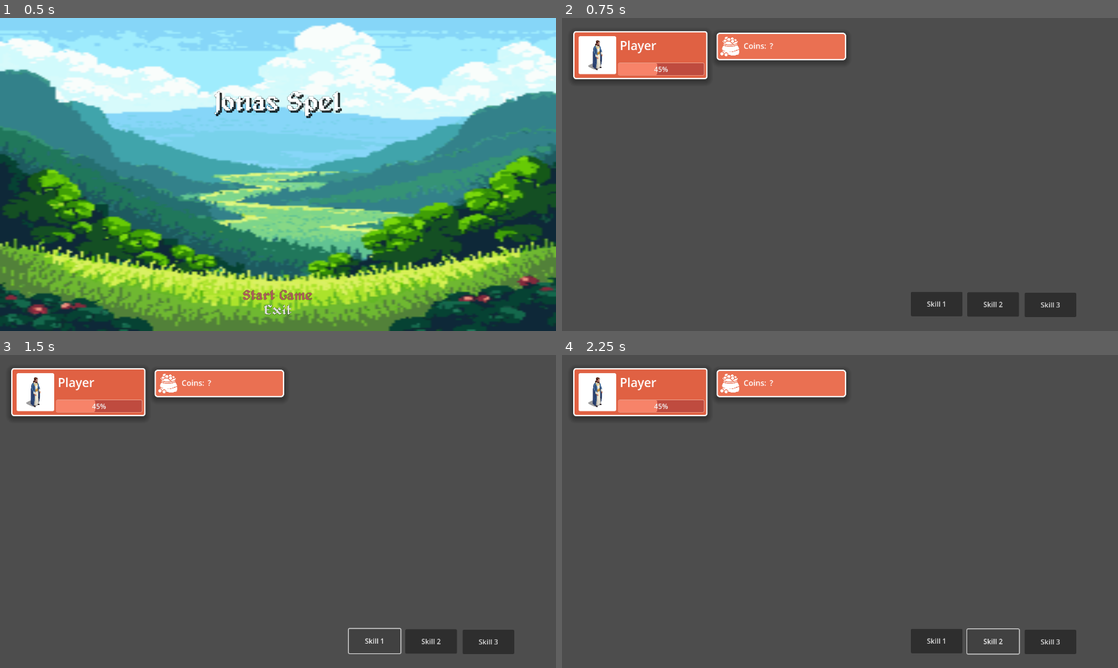
Above: before the commit, frames 1-4 (two rows, left to right).
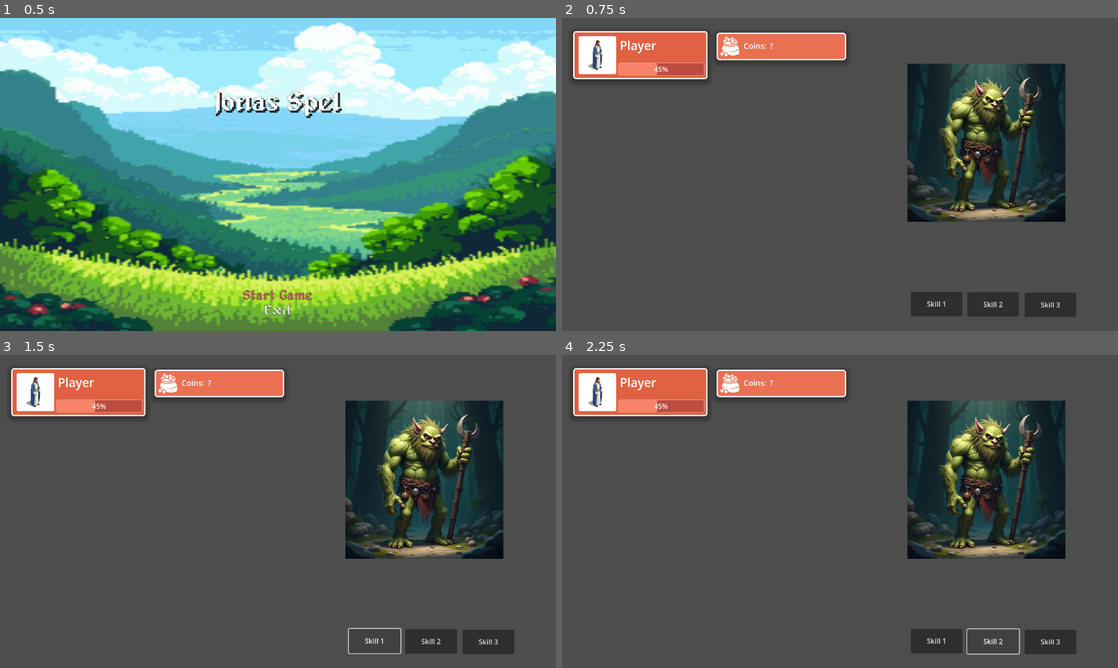
Above: after the commit, the same moments.

Repository: Pensho/Champ_Collector_2
Game: Godot game, scene res://Scenes/main.tscn
Same seed, same stepped clock (60 frames per second), same inputs: the game is played once before the commit and once after it.
Inputs:
- Up to frame 1 (0.5 s): no input
- Up to frame 2 (0.75 s): click "Start Game" at 0.5 s
- Up to frame 3 (1.5 s): click "Skill 1" at 1.25 s
- Up to frame 4 (2.25 s): click "Skill 2" at 2 s

Frame 1 is identical in both runs. In frame 2, 14% of the frame differs, in the area x 62-91%, y 14-66%; in frame 3, 14%; in frame 4, 14%.

Commit message:
Character collection basics added
Added a rudimentary character collection that can be called on to add, remove or get instantiated characters.

Also added textures for Symbiote

Diff:
--- a/Data/Character_Player_Variants/Knight.tres
+++ b/Data/Character_Player_Variants/Knight.tres
@@ -6,8 +6,20 @@
 
 [resource]
 script = ExtResource("1_quq0m")
-name = "Knight Valar"
-rarity = 0
-faction = 0
-role = 3
-skills = Array[ExtResource("2_vmxkg")]([ExtResource("3_evj8v")])
+_name = "Knight"
+_texture = "res://Assets/Champ Collector/Creatures/Knight/Knight_0004.png"
+_rarity = 0
+_faction = 0
+_role = 3
+_skills = Array[ExtResource("2_vmxkg")]([ExtResource("3_evj8v")])
+_health = 80
+_speed = 50
+_attack = 50
+_defence = 65
+_accuracy = 35
+_resistance = 40
+_mysticism = 10
+_knowledge = 20
+_pressence = 30
+_critChance = 5
+_critDamage = 0
--- a/Scenes/main.tscn
+++ b/Scenes/main.tscn
@@ -1,6 +1,3 @@
-[gd_scene load_steps=2 format=3 uid="uid://knp34r3jmafv"]
-
-[ext_resource type="Script" uid="uid://chcdnphaq33ks" path="res://Scripts/main.gd" id="1_jjgbg"]
+[gd_scene format=3 uid="uid://knp34r3jmafv"]
 
 [node name="Main" type="Node"]
-script = ExtResource("1_jjgbg")
--- a/Scripts/Character/character_collection.gd
+++ b/Scripts/Character/character_collection.gd
@@ -6,19 +6,14 @@
 func Load() -> void:
 	pass
 
-func Add(character: Character) -> void:
-	#if(there is no character already with the parameter ones instanceID)
-		#Add the new character unless we meet the limit
-	#else
-		#Warn that we already had a character with that instanceID
-	pass
+func Add(character: CharacterData) -> void:
+	if(not IsTheCollectionFull()):
+		character._instanceID = CreateNextInstanceID()
+		m_Characters[character._instanceID] = character
 
-func Remove(character: Character) -> void:
-	#if(there is a character using the instanceID of the parameter)
-		#Remove the character
-	#else
-		#Warn that there was no such character
-	pass
+func Remove(character: CharacterData) -> void:
+	if(!m_Characters.erase(character._instanceID)):
+		print("There was no such character to be removed! ID: ", character._instanceID)
 
 func IncreaseCollectionSize() -> void:
 	if(m_CurrentMaxAmount <= (k_CollectionLimit - k_CollectionSizeIncrement)):
@@ -27,27 +22,33 @@
 		print("The maximum size of a collection has been reached.")
 
 func IsTheCollectionFull() -> bool:
-	return (m_Characters.size() >= m_CurrentMaxAmount)
+	if (m_Characters.size() >= m_CurrentMaxAmount):
+		print("You've reached the current max amount of characters.")
+		return true
+	else:
+		return false
 
 func CreateNextInstanceID() -> int:
 	var nextID: int = 0
 	if(m_Characters.size() == 0):
 		return nextID
 
-	#for i in range(0, m_Characters.size()):
-		#if(no character is using the instanceID "i"):
-			#nextID = i
-			#break
+	while m_Characters.has(nextID):
+		nextID += 1
 
 	return nextID
 
-func GetCharacter(instanceID: int) -> Character:
-	return m_Characters[m_Characters.find(instanceID)]
+func GetCharacter(instanceID: int) -> CharacterData:
+	if(m_Characters.has(instanceID)):
+			return m_Characters[instanceID]
+	else:
+		print("No character found with ID: ", instanceID)
+		return null
 
-func GetAllCharacters() -> Array[Character]:
+func GetAllCharacters() -> Dictionary:
 	return m_Characters
 
-var m_Characters: Array[Character] = []
+var m_Characters: Dictionary = {}
 var m_CurrentMaxAmount: int = 50
 
 const k_CollectionSizeIncrement: int = 10
--- a/Scripts/Character/character_data.gd
+++ b/Scripts/Character/character_data.gd
@@ -2,8 +2,28 @@
 
 const Types = preload("res://Scripts/Character/character_types.gd")
 
-@export var name: String
-@export var rarity: Types.Rarity
-@export var faction: Types.Faction
-@export var role: Types.Role
-@export var skills: Array[Skill]
+@export var _name: String
+@export var _texture: String
+@export var _rarity: Types.Rarity
+@export var _faction: Types.Faction
+@export var _role: Types.Role
+@export var _skills: Array[Skill]
+
+# Default Attributes
+@export var _health: int = 0
+@export var _speed: int = 0
+@export var _attack: int = 0
+@export var _defence: int = 0
+@export var _accuracy: int = 0
+@export var _resistance: int = 0
+@export var _mysticism: int = 0
+@export var _knowledge: int = 0
+@export var _pressence: int = 0
+@export var _critChance: int = 0
+@export var _critDamage: int = 0
+
+# Context specific
+var _instanceID : int = 0
+var _experience : int = 0
+var _level: int = 1
+var _currentHealth: int = 0
--- a/Scripts/UI/main_menu.gd
+++ b/Scripts/UI/main_menu.gd
@@ -8,7 +8,7 @@
 
 func _on_start_game_button_pressed() -> void:
 	start_game.emit()
-	main.change_scene("res://Scenes/battle_ui.tscn")
+	main.change_scene("res://Scenes/battle.tscn")
 	hide()
 
 func _on_quit_button_pressed() -> void:
--- a/Scripts/main.gd
+++ b/Scripts/main.gd
@@ -1,12 +1,23 @@
 extends Node
 
-# var current_scene = null
-#@export var current_scene: String = ""
 var current_scene = null
+var character_collection: Collection
+
+const KNIGHT = preload("res://Data/Character_Player_Variants/Knight.tres")
 
 func _ready() -> void:
 	# var root = get_tree().root
 	# current_scene = root.get_child(-1)
+	character_collection = Collection.new()
+	add_child(character_collection)
+
+	character_collection.Add(KNIGHT.duplicate(true))
+	character_collection.Add(KNIGHT.duplicate(true))
+
+	var all_chars = character_collection.GetAllCharacters()
+	for key in all_chars.keys():
+		print("Found character in collection, ID: ", all_chars[key]._instanceID)
+
 	change_scene("res://Scenes/ui/MainMenu.tscn")
 
 func change_scene(target: String) -> void:
Not shown, added: Assets/Champ Collector/Creatures/Symbiote/Prompt.txt
Binary file added: Assets/Champ Collector/Creatures/Symbiote/Symbiote_0001.png
Not shown, added: Assets/Champ Collector/Creatures/Symbiote/Symbiote_0001.png.import
Binary file added: Assets/Champ Collector/Creatures/Symbiote/Symbiote_0002.png
Not shown, added: Assets/Champ Collector/Creatures/Symbiote/Symbiote_0002.png.import
Binary file added: Assets/Champ Collector/Creatures/Symbiote/Symbiote_0003.png
Not shown, added: Assets/Champ Collector/Creatures/Symbiote/Symbiote_0003.png.import
Binary file added: Assets/Champ Collector/Creatures/Symbiote/Symbiote_0004.png
Not shown, added: Assets/Champ Collector/Creatures/Symbiote/Symbiote_0004.png.import
Binary file added: Assets/Champ Collector/Creatures/Symbiote/Symbiote_0005.png
Not shown, added: Assets/Champ Collector/Creatures/Symbiote/Symbiote_0005.png.import
Binary file added: Assets/Champ Collector/Creatures/Symbiote/Symbiote_0006.png
(and 16 more such lines)
